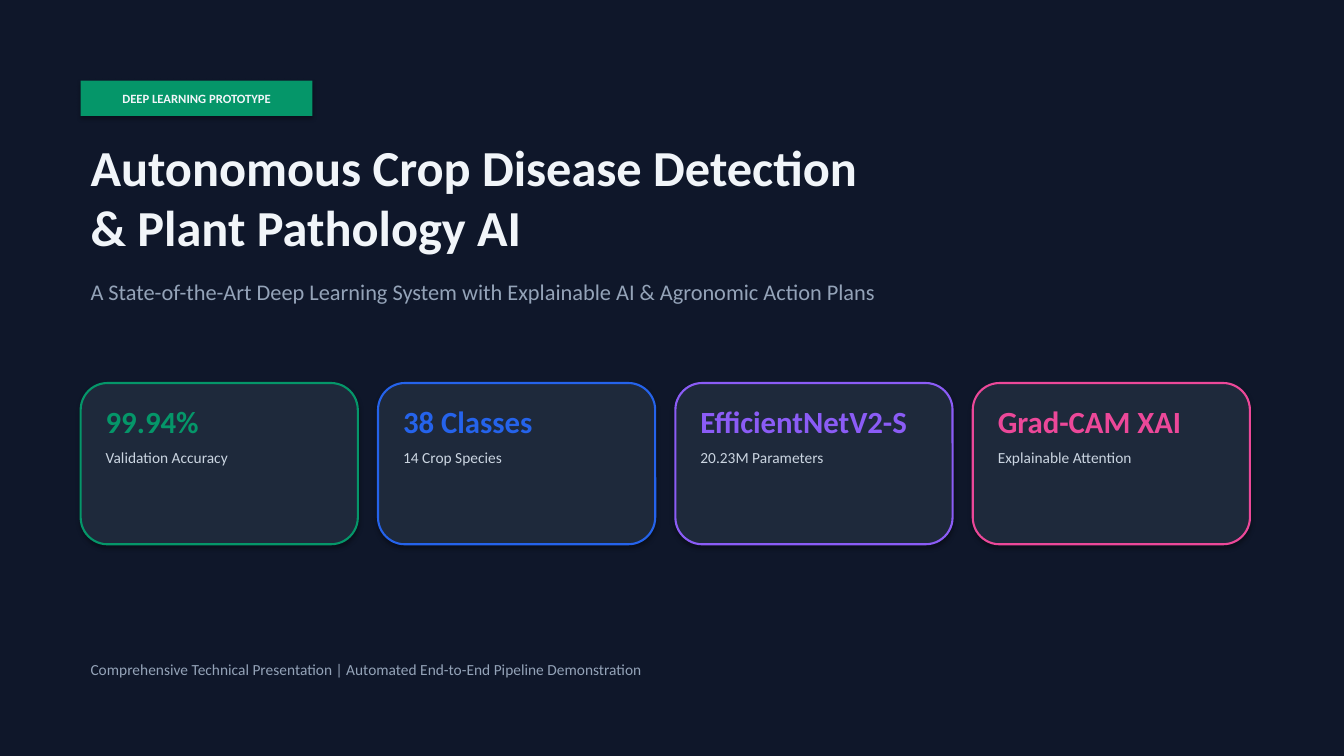
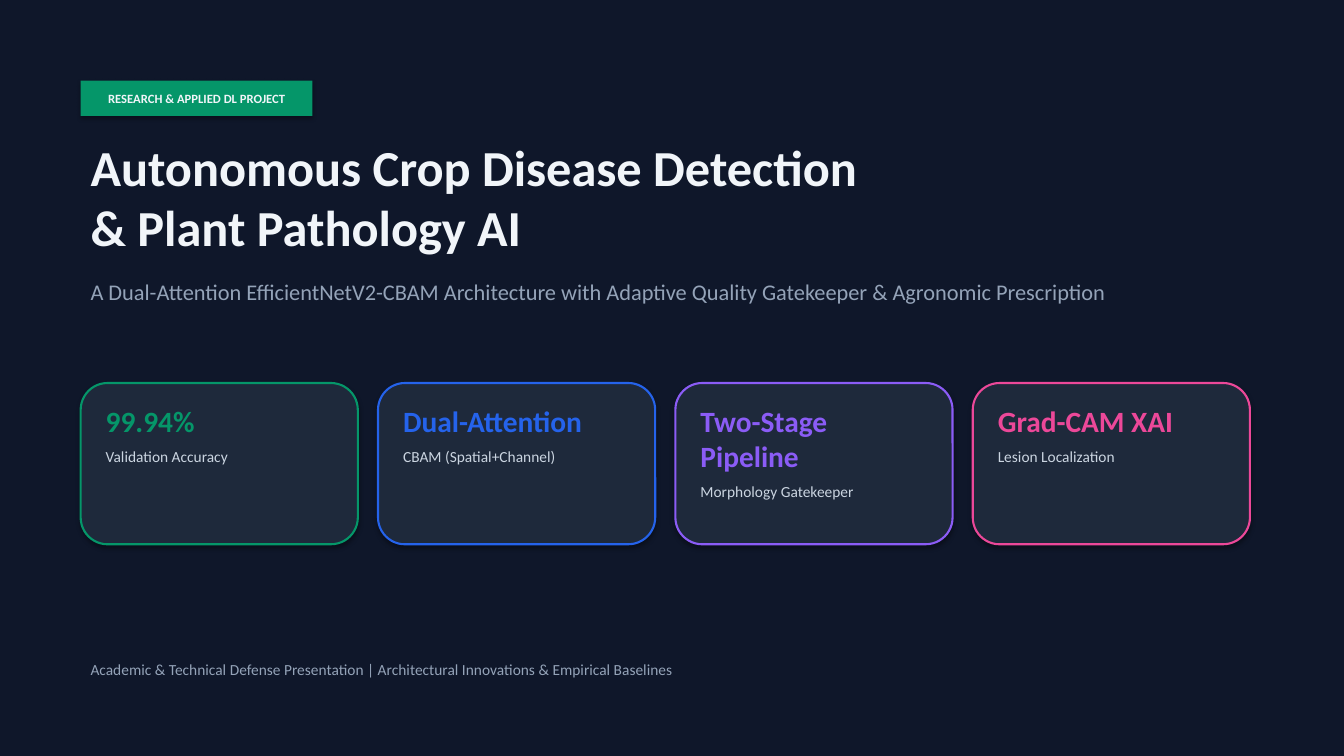
Before and after one commit to mokshit007/DL-crop-disease-detections, a slide deck: slide 1 of CropSense_AI_Official_Presentation.pptx. Drawn at 1344x756 pixels with LibreOffice and Linux fonts; fonts in the diff are those of the drawing. Boxes give left, top, right and bottom in pixels: in the first picture for what was removed or moved away, otherwise in the second. Text is boxed around its words. In the diff, an @@ line names an element or a change of style, - is before the commit and + after.

Commit message:
Add novel EfficientNetV2-CBAM attention architecture, multi-model benchmark suite, and robustness stress testing

```diff
--- a/CropSense_AI_Official_Presentation.pptx
+++ b/CropSense_AI_Official_Presentation.pptx
@@ text in rectangle at box(108, 94, 285, 103): text changed @@
-DEEP LEARNING PROTOTYPE
+RESEARCH & APPLIED DL PROJECT
@@ text at box(91, 284, 1105, 304): text changed @@
-A State-of-the-Art Deep Learning System with Explainable AI & Agronomic Action Plans
+A Dual-Attention EfficientNetV2-CBAM Architecture with Adaptive Quality Gatekeeper & Agronomic Prescription
@@ text at box(106, 412, 195, 432): size 22 to 21 pt in "99.94%" @@
@@ text at box(403, 411, 582, 465): text changed @@
-38 Classes
-14 Crop Species
+Dual-Attention
+CBAM (Spatial+Channel)
@@ text at box(700, 412, 854, 500): text changed; size 22 to 11 pt; text colour #8B5CF6 to #CBD5E1; bold off @@
-EfficientNetV2-S
-20.23M Parameters
+Two-Stage Pipeline
+Morphology Gatekeeper
@@ text at box(998, 411, 1173, 432): size 22 to 21 pt in "Grad-CAM XAI" @@
@@ text at box(998, 451, 1114, 462): text changed @@
-Explainable Attention
+Lesion Localization
@@ text at box(91, 664, 672, 678): text changed @@
-Comprehensive Technical Presentation | Automated End-to-End Pipeline Demonstration
+Academic & Technical Defense Presentation | Architectural Innovations & Empirical Baselines
```
Also in this commit, not shown: 4 other slides changed, 4 slides added, 4 slides removed, 7 other files.
